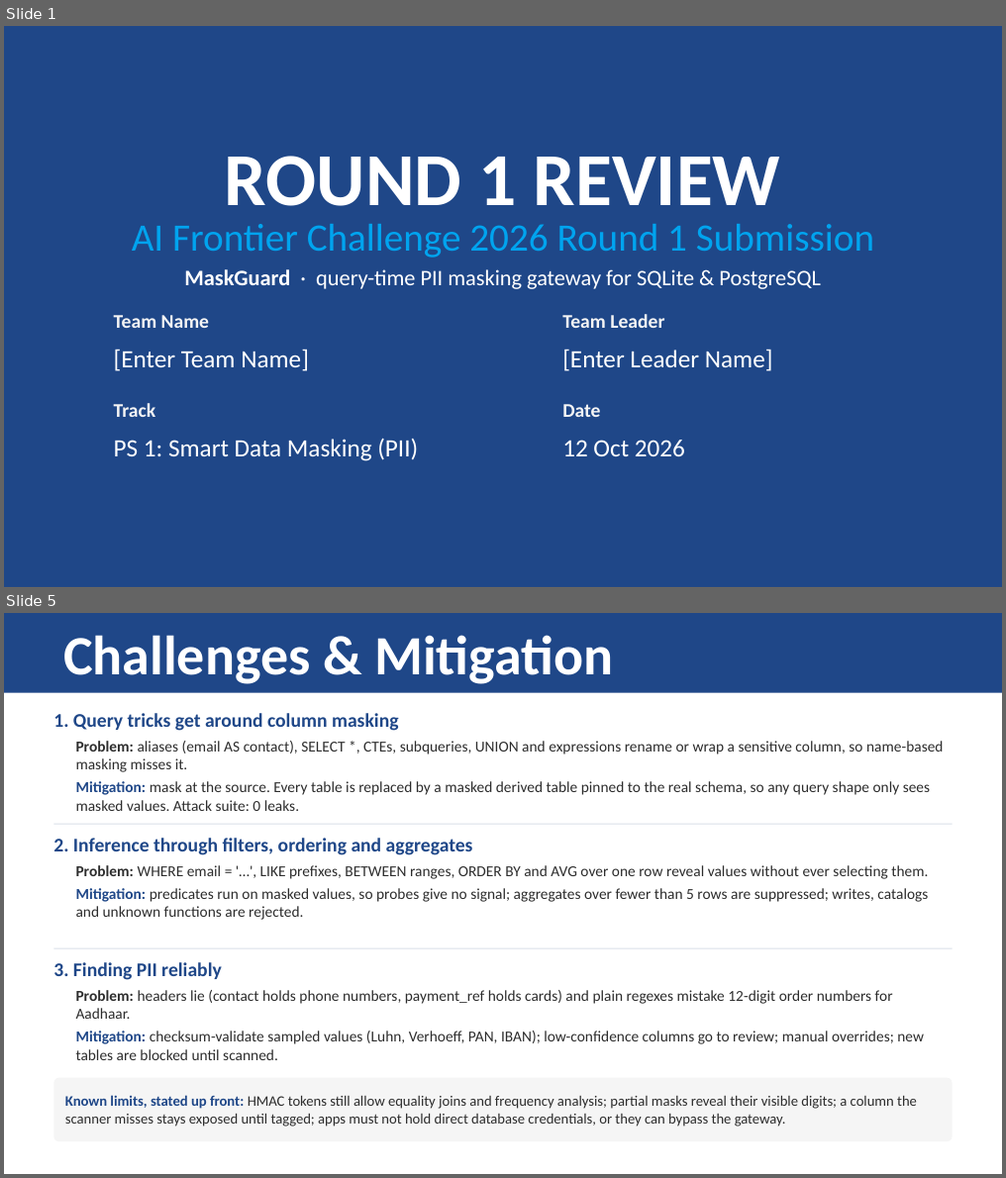
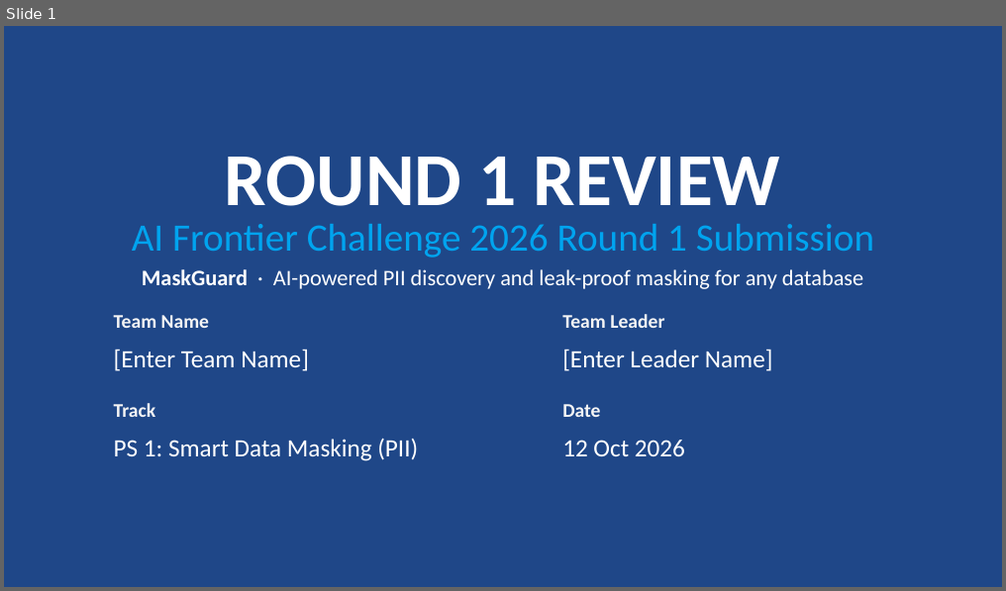
Before and after one commit to hotaro6754/mask, a slide deck: docs/MaskGuard_Round1_Submission.pptx. Shown one above the other, each under a label of ours: slides 1 and 5 before the commit, slide 1 after it; the slides between them are not shown. The pictures are 1006x1178 and 1006x591 pixels, drawn with LibreOffice and Linux fonts; fonts in the diff are those of the drawing. Boxes give left, top, right and bottom in pixels: in the first picture for what was removed or moved away, otherwise in the second. Text is boxed around its words. In the diff, an @@ line names an element or a change of style, - is before the commit and + after.

```diff
--- a/docs/MaskGuard_Round1_Submission.pptx
+++ b/docs/MaskGuard_Round1_Submission.pptx
@@ slide 5 removed at (x1=4, y1=613, x2=1002, y2=1174), background #FFFFFF @@
@@ rectangle removed at (x1=4, y1=613, x2=1002, y2=693) @@
@@ text removed at (x1=63, y1=635, x2=613, y2=684) @@
-Challenges & Mitigation
@@ text removed at (x1=54, y1=713, x2=399, y2=731) @@
-1. Query tricks get around column masking
@@ text removed at (x1=76, y1=741, x2=943, y2=811) @@
-Problem: aliases (email AS contact), SELECT *, CTEs, subqueries, UNION and expressions rename or wrap a sensitive column, so name-based masking misses it.
-Mitigation: mask at the source. Every table is replaced by a masked derived table pinned to the real schema, so any query shape only sees masked values. Attack suite: 0 leaks.
@@ rectangle removed at (x1=54, y1=824, x2=952, y2=825) @@
@@ text removed at (x1=54, y1=838, x2=473, y2=856) @@
-2. Inference through filters, ordering and aggregates
@@ text removed at (x1=76, y1=865, x2=928, y2=920) @@
-Problem: WHERE email = '…', LIKE prefixes, BETWEEN ranges, ORDER BY and AVG over one row reveal values without ever selecting them.
-Mitigation: predicates run on masked values, so probes give no signal; aggregates over fewer than 5 rows are suppressed; writes, catalogs and unknown functions are rejected.
@@ rectangle removed at (x1=54, y1=949, x2=952, y2=950) @@
@@ text removed at (x1=54, y1=962, x2=222, y2=980) @@
-3. Finding PII reliably
@@ text removed at (x1=76, y1=990, x2=924, y2=1060) @@
-Problem: headers lie (contact holds phone numbers, payment_ref holds cards) and plain regexes mistake 12-digit order numbers for Aadhaar.
-Mitigation: checksum-validate sampled values (Luhn, Verhoeff, PAN, IBAN); low-confidence columns go to review; manual overrides; new tables are blocked until scanned.
@@ rounded rectangle removed at (x1=54, y1=1078, x2=952, y2=1142) @@
-Known limits, stated up front: HMAC tokens still allow equality joins and frequency analysis; partial masks reveal their visible digits; a column the scanner misses stays exposed until tagged; apps must not hold direct database credentials, or they can bypass the gateway.
@@ slide 1 changed as well @@
@@ text at (x1=142, y1=270, x2=863, y2=289): text changed @@
-MaskGuard · query-time PII masking gateway for SQLite & PostgreSQL
+MaskGuard · AI-powered PII discovery and leak-proof masking for any database
```
Also in this commit, not shown: 5 other slides changed, 1 slide added, 3 other files.
